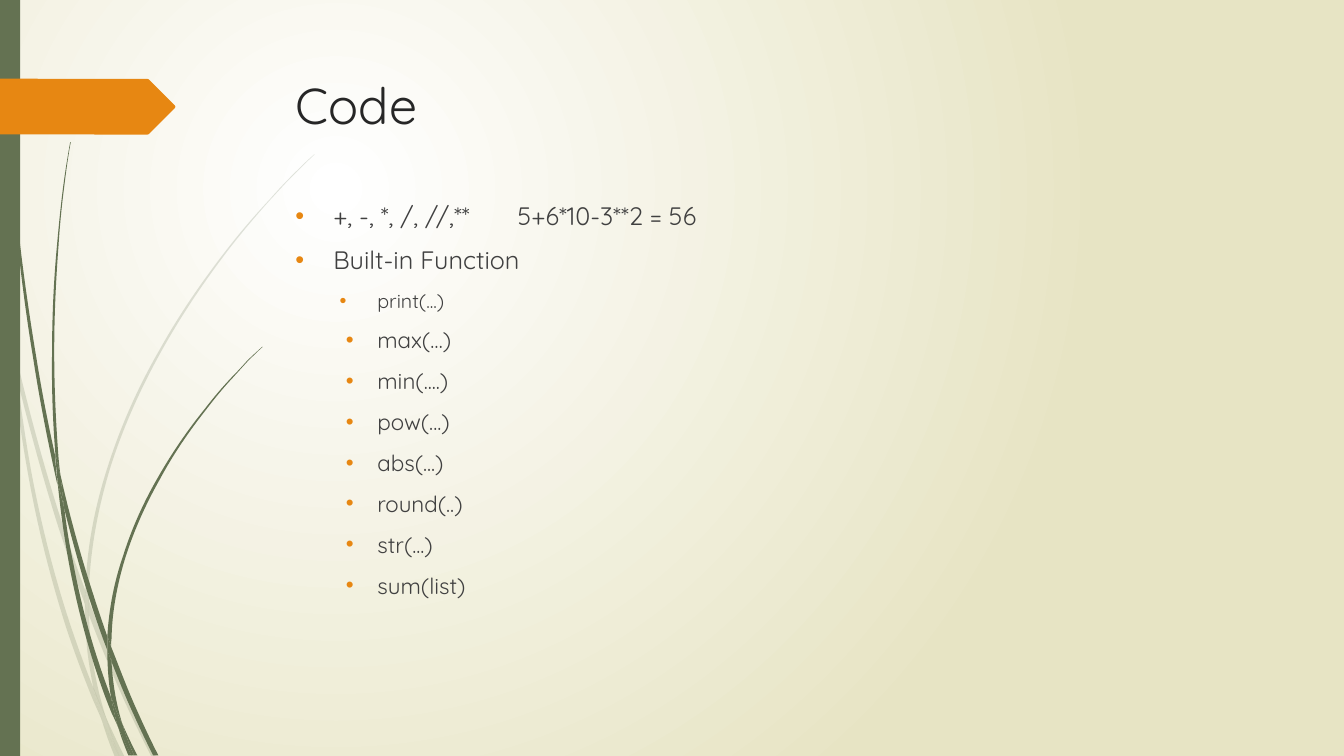
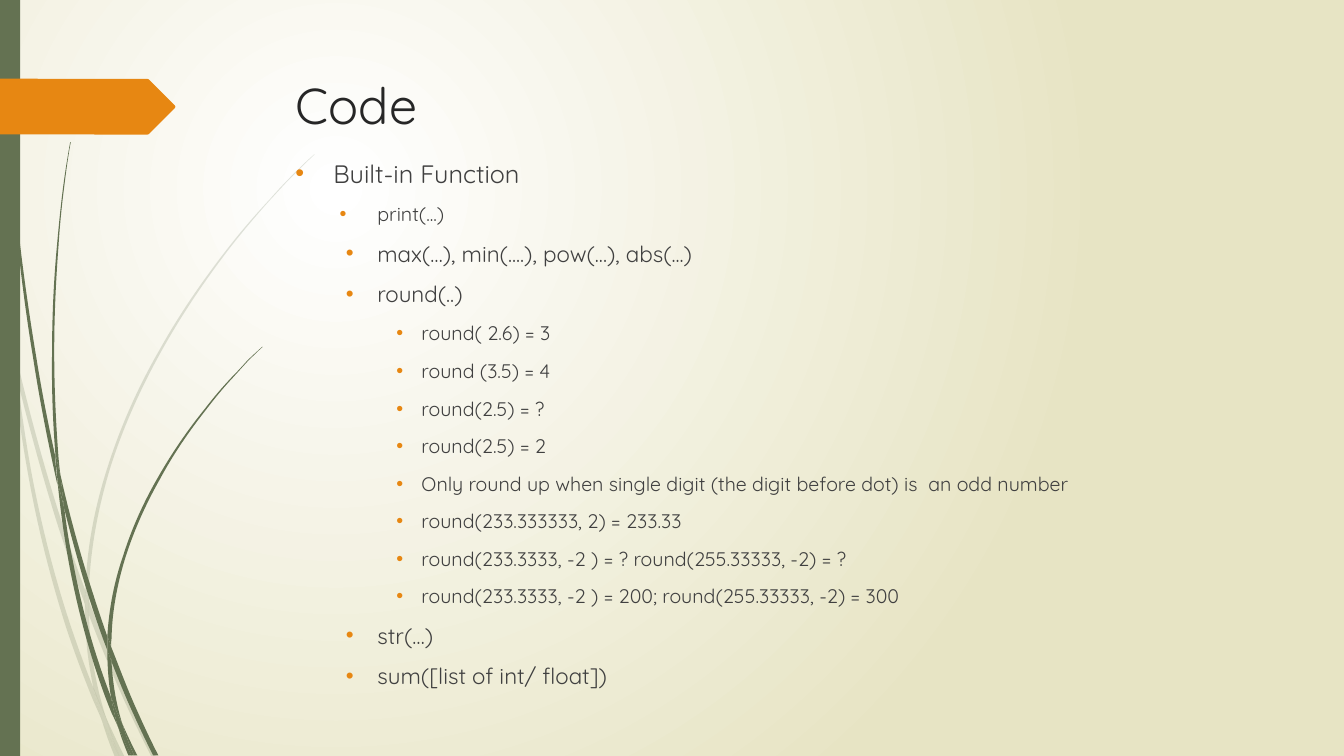
Before and after one commit to percyteng/Python-lecture, a slide deck: slide 8 of Lecture.pptx (slide 7 before the commit). Drawn at 1344x756 pixels with LibreOffice and Linux fonts; fonts in the diff are those of the drawing. Boxes give left, top, right and bottom in pixels: in the first picture for what was removed or moved away, otherwise in the second. Text is boxed around its words. In the diff, an @@ line names an element or a change of style, - is before the commit and + after.

```diff
--- a/Lecture.pptx
+++ b/Lecture.pptx
@@ text at box(333, 164, 1068, 689): paragraph removed @@
-• +, -, *, /, //,** 5+6*10-3**2 = 56
@@ text "Built-in Function": place and size @@
-text "Built-in Function" at box(333, 250, 519, 598)
+text "Built-in Function" at box(333, 164, 1068, 689)
@@ text at box(377, 245, 692, 267): text changed @@
-  • max(…)
-  • min(....)
-  • pow(...)
-  • abs(...)
+  • max(…), min(....), pow(...), abs(...)
@@ text at box(377, 325, 1068, 689): text changed; size 16 to 14 pt @@
-  • str(...)
-  • sum(list)
+    • round( 2.6) = 3
+    • round (3.5) = 4
+    • round(2.5) = ?
+    • round(2.5) = 2
+    • Only round up when single digit (the digit before dot) is an odd number
+    • round(233.333333, 2) = 233.33
+    • round(233.3333, -2 ) = ? round(255.33333, -2) = ?
+    • round(233.3333, -2 ) = 200; round(255.33333, -2) = 300
+  • str(…)
+  • sum([list of int/ float])
```
Also in this commit, not shown: 5 other slides changed, 1 slide added, 1 slide removed, 1 other file.
